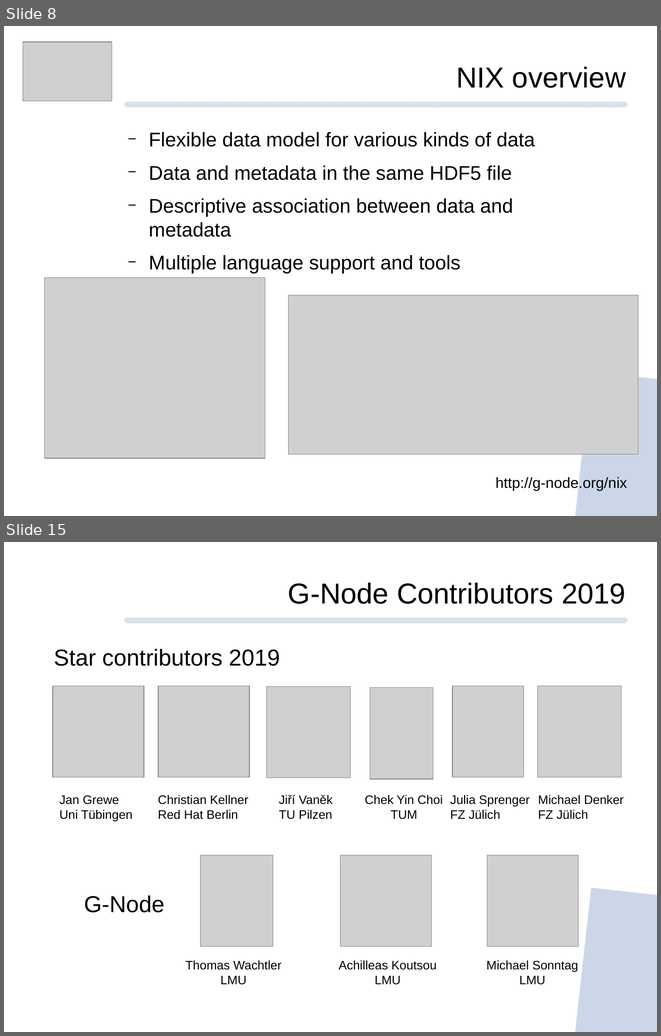
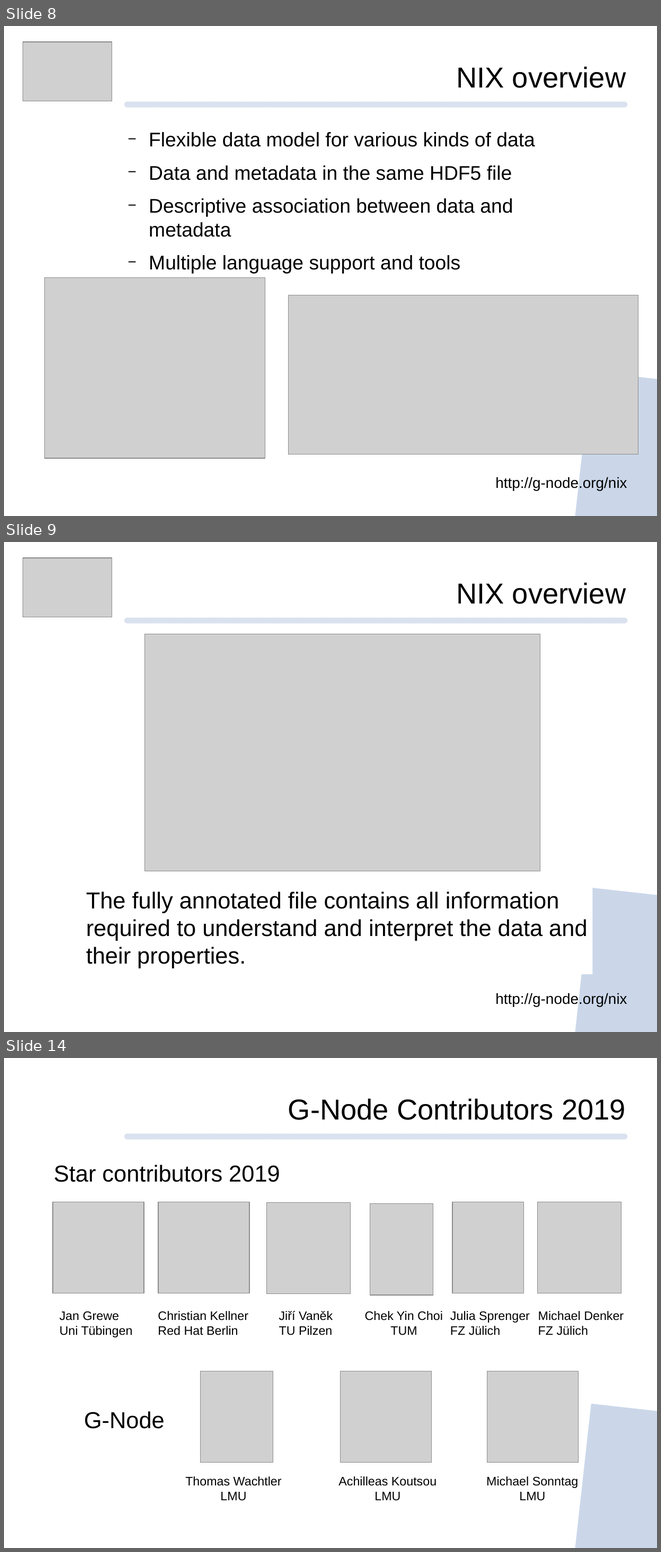
Before and after one commit to mpsonntag/prespost, a slide deck: 202009_BCCN_online/202009_BCCN_Online_conference.odp. Shown one above the other, each under a label of ours: slides 8 and 15 before the commit, slides 8, 9 and 14 after it; the slides between them are not shown. The pictures are 661x1036 and 661x1552 pixels, drawn with LibreOffice and Linux fonts; fonts in the diff are those of the drawing; grey boxes stand for pictures; background and template pictures are left out. Boxes give left, top, right and bottom in pixels: in the first picture for what was removed or moved away, otherwise in the second. Text is boxed around its words. In the diff, an @@ line names an element or a change of style, - is before the commit and + after.

```diff
--- a/202009_BCCN_online/202009_BCCN_Online_conference.odp
+++ b/202009_BCCN_online/202009_BCCN_Online_conference.odp
@@ slide 9 added at bbox=[4, 542, 657, 1032], background #FFFFFF; not listed: 2 template elements that a slide beside it also shows @@
@@ picture added at bbox=[23, 558, 113, 617] @@
@@ text added at bbox=[456, 582, 626, 604], 35 pt, text #000000 @@
+NIX overview
@@ picture added at bbox=[145, 634, 541, 871] @@
@@ text added at bbox=[86, 891, 587, 968], 28 pt, text #000000 @@
+The fully annotated file contains all information required to understand and interpret the data and their properties.
@@ text added at bbox=[495, 992, 627, 1006], 18 pt, text #000000 @@
+http://g-node.org/nix
@@ what was slide 15 is now slide 14 @@
```
Also in this commit, not shown: 4 slides changed, 2 slides removed.
